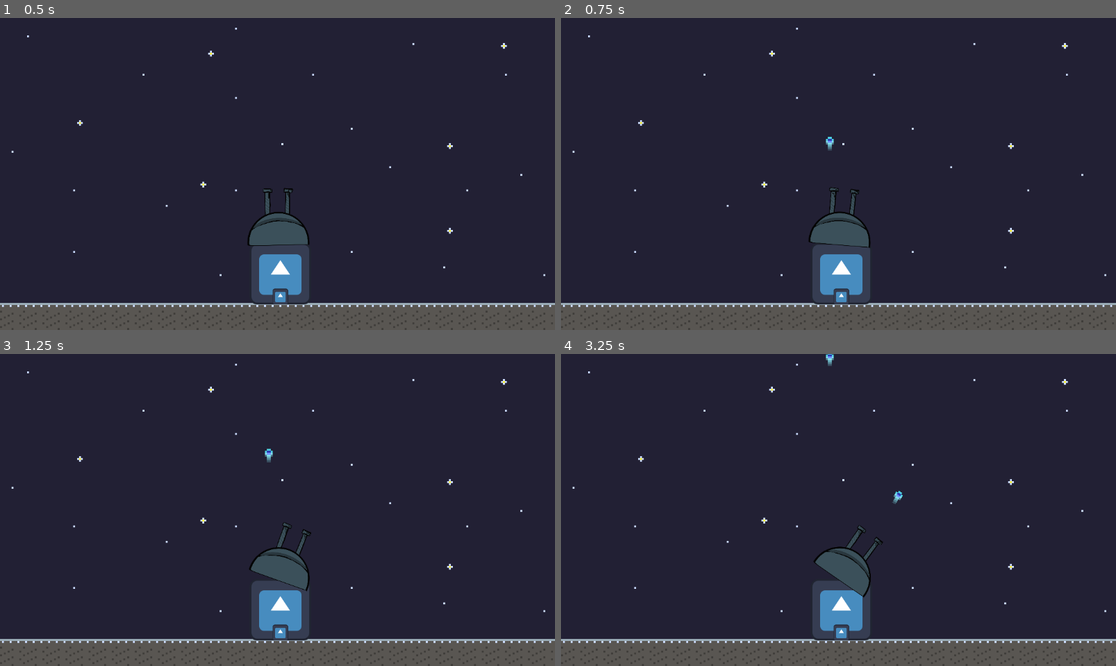
Above: before the commit, frames 1-4 (two rows, left to right).
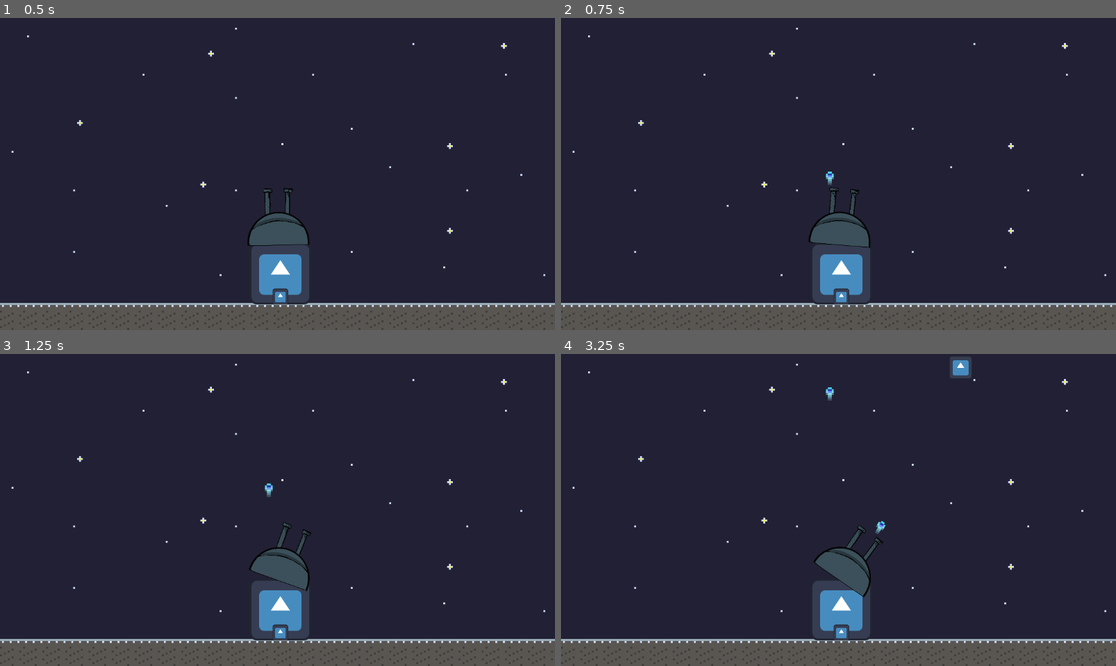
Above: after the commit, the same moments.

Repository: agoryu/galacticDefender
Game: Godot game, scene res://Level/Level.tscn
Two runs of this game, one before a commit and one after it. Both use one fixed random seed, a clock stepped at 60 frames per second and the inputs below. The engine's default icon, where the game draws it, is replaced by a stand-in: a white triangle on a blue panel in a dark square.
Inputs:
- Up to frame 1 (0.5 s): no input
- Up to frame 2 (0.75 s): tap Enter (ui_accept) at 0.5 s; hold Right (ui_right) from 0.53 s (still down)
- Up to frame 3 (1.25 s): keep holding Right (ui_right); tap Enter (ui_accept) at 0.77 s
- Up to frame 4 (3.25 s): release Right (ui_right) at 1.28 s; hold Left (ui_left) 1.28-2.03 s; tap Enter (ui_accept) at 1.52, 3.02 s; hold Right (ui_right) from 2.03 s (still down)

Frame 1 is identical in both runs. In frame 2, less than 0.1% of the frame differs, in the area x 47-50%, y 38-54%; in frame 3, 0.1%; in frame 4, 0.4%, in the area x 47-74%, y 0-58%.

Commit message:
feat: asteroid spawner

Diff:
--- a/Character/Enemy/Asteroid.tscn
+++ b/Character/Enemy/Asteroid.tscn
@@ -18,3 +18,7 @@
 
 [node name="CollisionShape2D" type="CollisionShape2D" parent="."]
 shape = SubResource("RectangleShape2D_a4umb")
+
+[node name="VisibleOnScreenNotifier2D" type="VisibleOnScreenNotifier2D" parent="."]
+
+[connection signal="screen_exited" from="VisibleOnScreenNotifier2D" to="." method="_on_visible_on_screen_notifier_2d_screen_exited"]
--- a/Character/Enemy/asteroid.gd
+++ b/Character/Enemy/asteroid.gd
@@ -1,8 +1,11 @@
 extends CharacterBody2D
 
-@onready var speed = 50
+@onready var speed = 2
 @onready var damage = 2
 @onready var life = 3
 
 func _physics_process(delta: float) -> void:
-	pass
+	position.y += speed
+
+func _on_visible_on_screen_notifier_2d_screen_exited() -> void:
+	queue_free()
--- a/Character/Shooter/Shooter.tscn
+++ b/Character/Shooter/Shooter.tscn
@@ -31,10 +31,10 @@
 shape = SubResource("RectangleShape2D_rf7o0")
 
 [node name="Spawner1" type="Marker2D" parent="Canon"]
-position = Vector2(16, -184)
+position = Vector2(16, -112)
 
 [node name="Spawner2" type="Marker2D" parent="Canon"]
-position = Vector2(-24, -184)
+position = Vector2(-24, -112)
 
 [node name="FireTimer" type="Timer" parent="."]
 wait_time = 2.0
--- a/Character/Shooter/shooter.gd
+++ b/Character/Shooter/shooter.gd
@@ -10,11 +10,6 @@
 
 func _physics_process(delta: float) -> void:
 	update_shoot_direction()
-
-func update_shoot_direction():
-	var shoot_direction = get_gamepad_direction()
-	canon.rotation_degrees += speed * shoot_direction
-	canon.rotation_degrees = clamp(canon.rotation_degrees, -90, 90)
 	if Input.is_action_pressed("ui_accept") and fire_timer.is_stopped():
 		var bullet = bullet_constructor.instantiate()
 		if num_canon % 2 == 0:
@@ -27,6 +22,11 @@
 		get_parent().add_child(bullet)
 		fire_timer.start()
 
+func update_shoot_direction():
+	var shoot_direction = get_gamepad_direction()
+	canon.rotation_degrees += speed * shoot_direction
+	canon.rotation_degrees = clamp(canon.rotation_degrees, -90, 90)
+
 func get_gamepad_direction():
 	if Input.is_action_pressed("ui_left"):
 		return -1
--- a/Level/Level.tscn
+++ b/Level/Level.tscn
@@ -1,7 +1,8 @@
-[gd_scene load_steps=5 format=4 uid="uid://q8j5i05gxix8"]
+[gd_scene load_steps=6 format=4 uid="uid://q8j5i05gxix8"]
 
 [ext_resource type="Texture2D" uid="uid://c2e230hb3kqas" path="res://Level/Background.png" id="1_a526m"]
 [ext_resource type="PackedScene" uid="uid://br5fnl4nn8rlj" path="res://Character/Shooter/Shooter.tscn" id="2_r3cbp"]
+[ext_resource type="PackedScene" uid="uid://bvfymy5t32du3" path="res://Level/Spawner/AsteroidSpawner.tscn" id="3_cyxyq"]
 
 [sub_resource type="TileSetAtlasSource" id="TileSetAtlasSource_r3cbp"]
 texture = ExtResource("1_a526m")
@@ -34,3 +35,5 @@
 
 [node name="Shooter" parent="." instance=ExtResource("2_r3cbp")]
 position = Vector2(582, 531)
+
+[node name="AsteroidSpawner" parent="." instance=ExtResource("3_cyxyq")]
--- /dev/null
+++ b/Level/Spawner/AsteroidSpawner.tscn
@@ -0,0 +1,21 @@
+[gd_scene load_steps=3 format=3 uid="uid://bvfymy5t32du3"]
+
+[ext_resource type="Script" uid="uid://ikhmg6854xao" path="res://Level/Spawner/asteroid_spawner.gd" id="1_5u0eu"]
+
+[sub_resource type="Curve2D" id="Curve2D_l0mgy"]
+_data = {
+"points": PackedVector2Array(0, 0, 0, 0, 0, 0, 0, 0, 0, 0, 1152, 0)
+}
+point_count = 2
+
+[node name="AsteroidSpawner" type="Path2D"]
+curve = SubResource("Curve2D_l0mgy")
+script = ExtResource("1_5u0eu")
+
+[node name="PathFollow2D" type="PathFollow2D" parent="."]
+
+[node name="Timer" type="Timer" parent="."]
+wait_time = 3.0
+autostart = true
+
+[connection signal="timeout" from="Timer" to="." method="_on_timer_timeout"]
--- /dev/null
+++ b/Level/Spawner/asteroid_spawner.gd
@@ -0,0 +1,14 @@
+extends Path2D
+
+@onready var path_follow : PathFollow2D = $PathFollow2D
+@onready var asteroid_constructor = preload("res://Character/Enemy/Asteroid.tscn")
+
+func spawn() -> void:
+	var asteroid = asteroid_constructor.instantiate()
+	path_follow.progress_ratio = randf()
+	asteroid.position = path_follow.global_position
+	get_parent().add_child(asteroid)
+
+
+func _on_timer_timeout() -> void:
+	spawn()
Not shown: 1 places in Character/Shooter/Bullet/Bullet.tscn that only renumber resources
Binary file added: Character/Shooter/Illustration_sans_titre (1).png
Binary file added: Character/Shooter/Illustration_sans_titre.png
Not shown, added: Level/Spawner/asteroid_spawner.gd.uid
